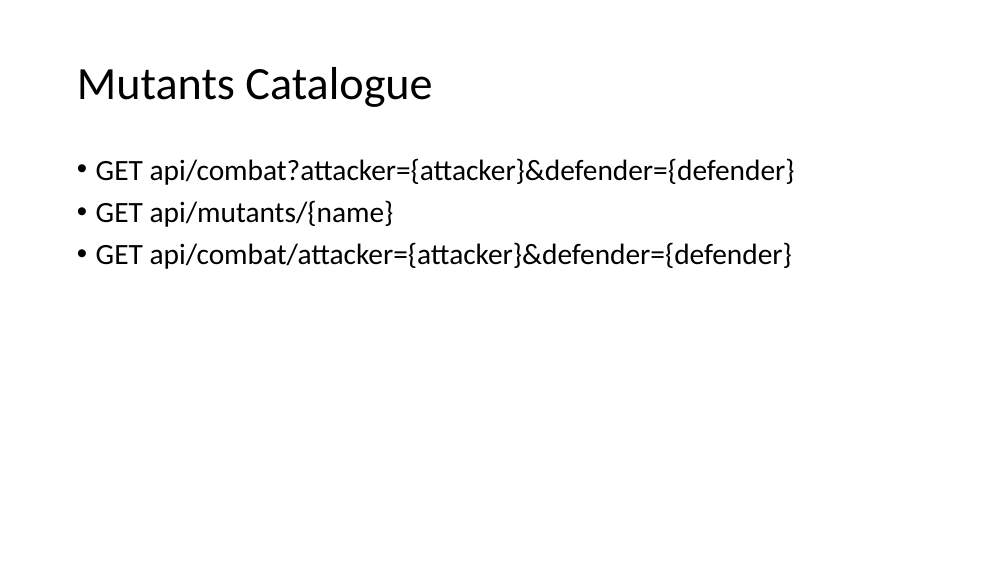
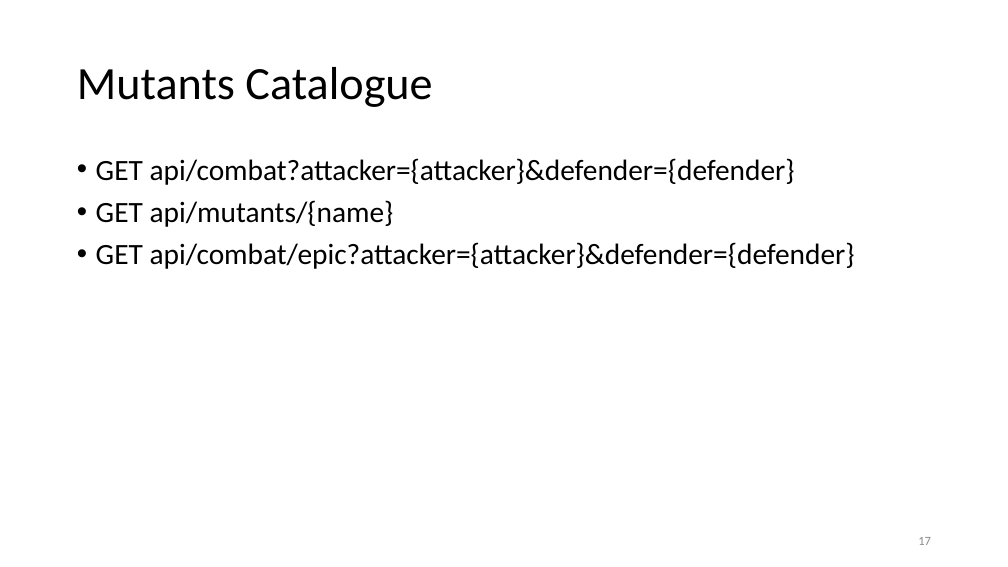
Before and after one commit to kugushev/presentations, a slide deck: slide 17 of 2019_Functional-Testing/Presentation.pptx (slide 15 before the commit). Drawn at 1008x567 pixels with LibreOffice and Linux fonts; fonts in the diff are those of the drawing. Boxes give left, top, right and bottom in pixels: in the first picture for what was removed or moved away, otherwise in the second. Text is boxed around its words. In the diff, an @@ line names an element or a change of style, - is before the commit and + after.

```diff
--- a/2019_Functional-Testing/Presentation.pptx
+++ b/2019_Functional-Testing/Presentation.pptx
@@ text at bbox=[96, 242, 855, 269]: text changed @@
-• GET api/combat/attacker={attacker}&defender={defender}
+• GET api/combat/epic?attacker={attacker}&defender={defender}
@@ page number added at bbox=[918, 537, 931, 545], 12 pt, text #8C8C8C @@
+17
```
Also in this commit, not shown: 109 other slides changed, 7 slides added, 4 slides removed.
